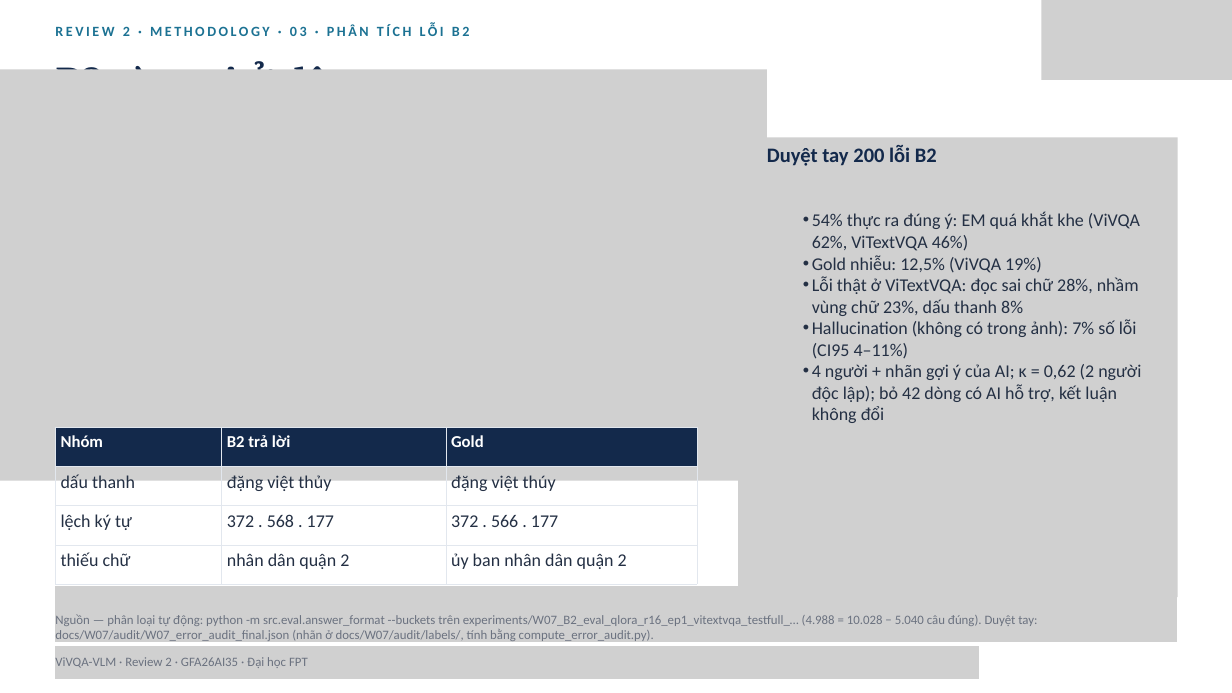
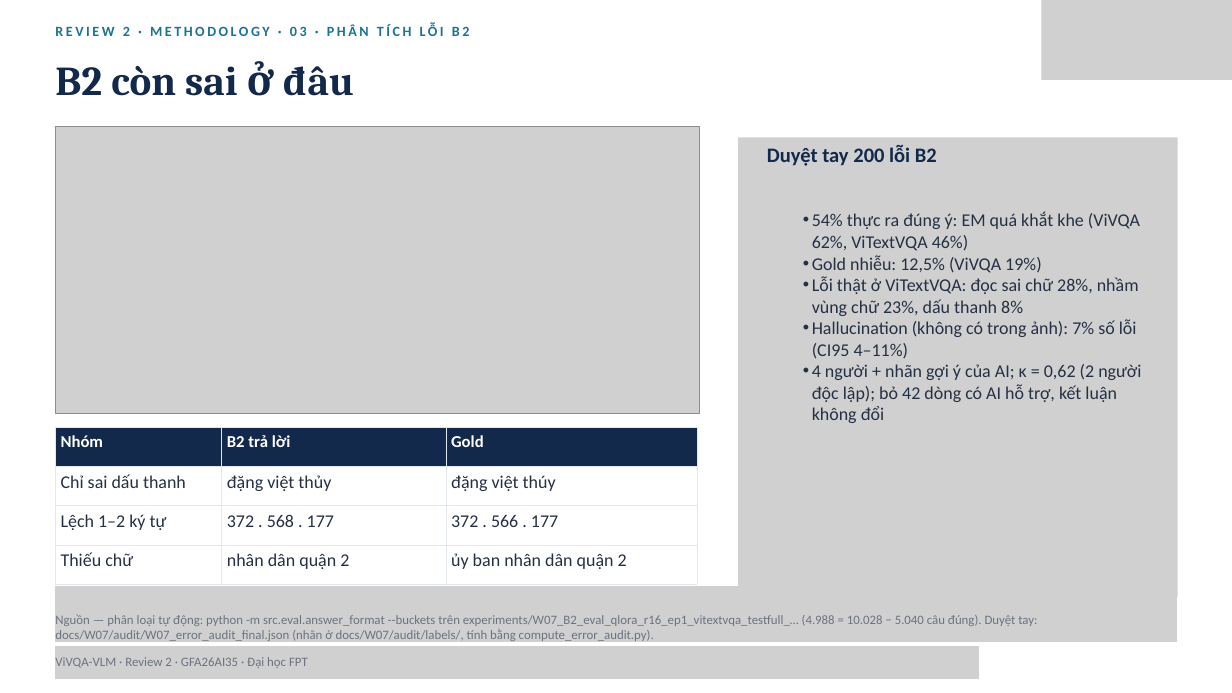
Before and after one commit to PLHGNAOH/ViVQA-VLM, a slide deck: slide 22 of docs/04_slides/cumulative/ViVQA-VLM_Review1-2_KLTN.pptx. Drawn at 1232x693 pixels with LibreOffice and Linux fonts; fonts in the diff are those of the drawing; grey boxes stand for pictures. Boxes give left, top, right and bottom in pixels: in the first picture for what was removed or moved away, otherwise in the second. Text is boxed around its words. In the diff, an @@ line names an element or a change of style, - is before the commit and + after.

```diff
--- a/docs/04_slides/cumulative/ViVQA-VLM_Review1-2_KLTN.pptx
+++ b/docs/04_slides/cumulative/ViVQA-VLM_Review1-2_KLTN.pptx
@@ picture: place and size @@
-picture at bbox=[0, 69, 767, 480]
+picture at bbox=[55, 126, 699, 413]
@@ table at bbox=[55, 427, 697, 585] @@
-row 2, column 1: dấu thanh
+row 2, column 1: Chỉ sai dấu thanh
-row 3, column 1: lệch ký tự
+row 3, column 1: Lệch 1–2 ký tự
-row 4, column 1: thiếu chữ
+row 4, column 1: Thiếu chữ
```
Also in this commit, not shown: 2 other slides changed, 3 other files.
